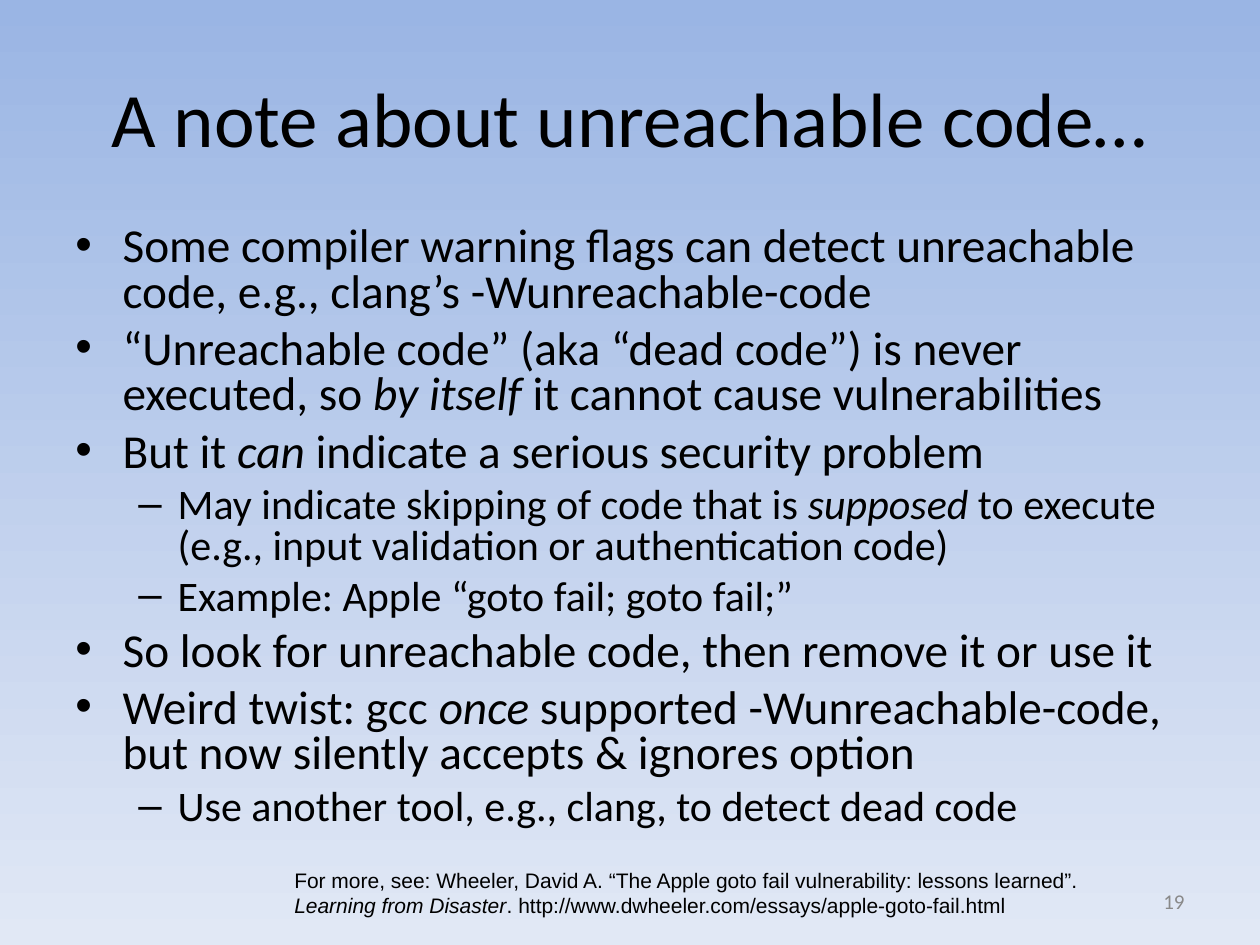
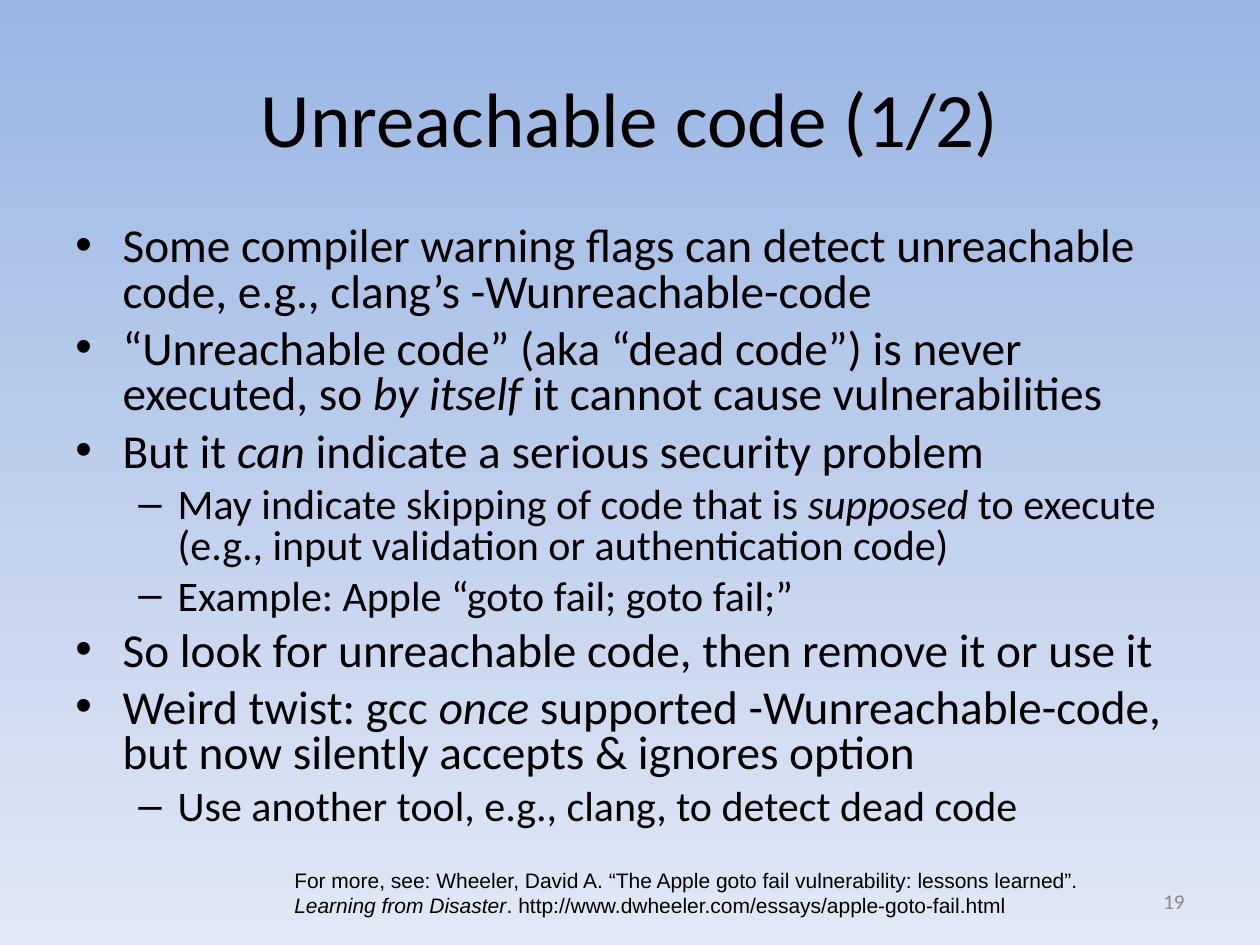
Before and after one commit to david-a-wheeler/david-a-wheeler.github.io, a slide deck: slide 19 of secure-class/presentations/Secure-Software-9-Tools.ppt. Drawn at 1260x945 pixels with LibreOffice and Linux fonts; fonts in the diff are those of the drawing. Boxes give left, top, right and bottom in pixels: in the first picture for what was removed or moved away, otherwise in the second. Text is boxed around its words. In the diff, an @@ line names an element or a change of style, - is before the commit and + after.

```diff
--- a/secure-class/presentations/Secure-Software-9-Tools.ppt
+++ b/secure-class/presentations/Secure-Software-9-Tools.ppt
@@ title at <box>261,91,998,158</box>: text changed @@
-A note about unreachable code…
+Unreachable code (1/2)
```
Also in this commit, not shown: 2 other slides changed, 1 slide added, 1 other file.
